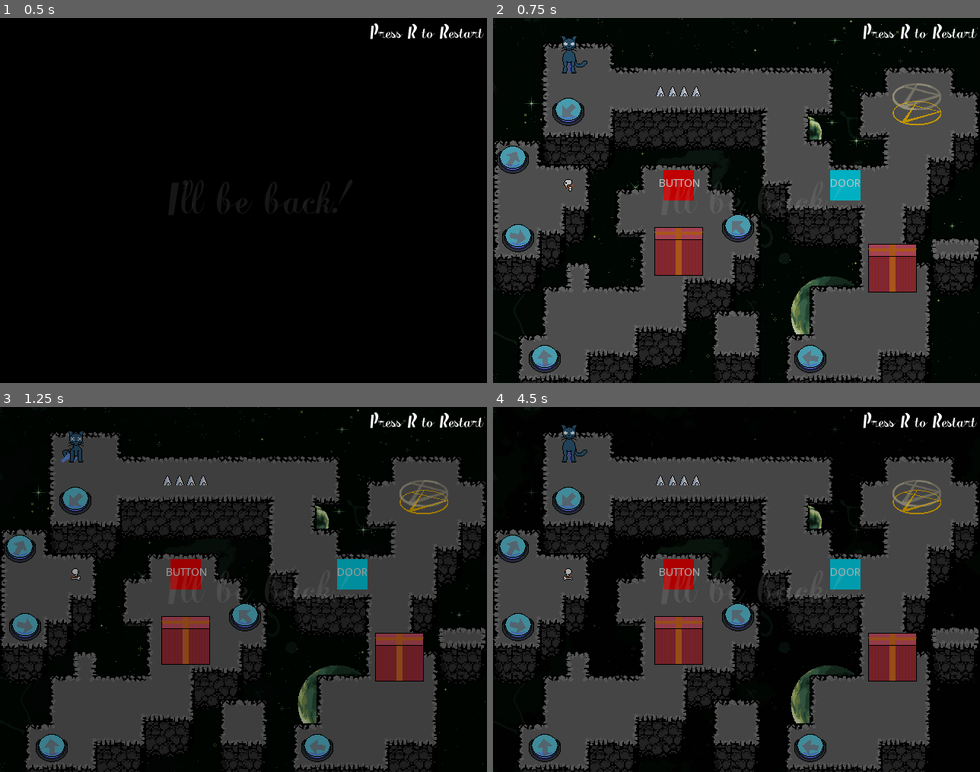
Above: before the commit, frames 1-4 (two rows, left to right).
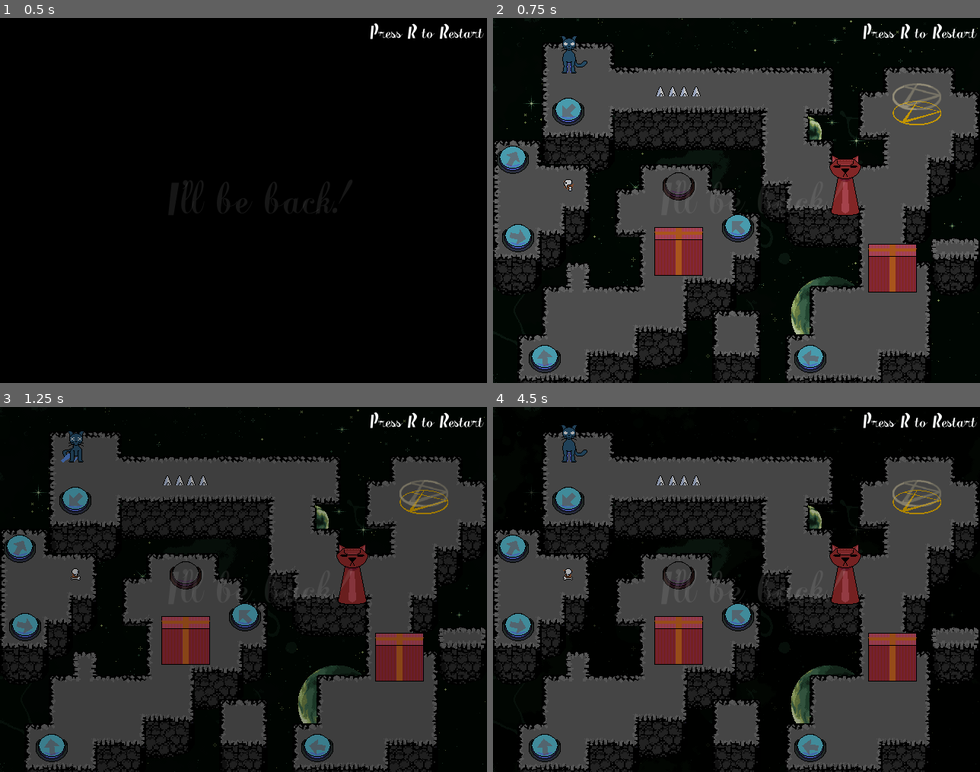
Above: after the commit, the same moments.

Repository: Hackerspace-IFUSP/GGJ2022
Game: Godot game, scene res://Levels/Level10.tscn
Same seed, same stepped clock (60 frames per second), same inputs: the game is played once before the commit and once after it. This scene is started directly instead of the project's main scene.
Inputs:
- Up to frame 1 (0.5 s): no input
- Up to frame 2 (0.75 s): tap R at 0.5 s; hold Right (ui_right) from 0.53 s (still down)
- Up to frame 3 (1.25 s): keep holding Right (ui_right)
- Up to frame 4 (4.5 s): tap R every 0.75 s from 1.25 to 4.25 s; release Right (ui_right) at 1.28 s; hold Down (ui_down) 1.28-2.03 s; hold Right (ui_right) 2.03-2.78 s; hold Up (ui_up) 2.78-3.53 s; hold Left (ui_left) from 3.53 s (still down)

Frame 1 is identical in both runs. In frame 2, 1.5% of the frame differs, in the area x 34-76%, y 37-55%; in frame 3, 1.5%; in frame 4, 1.5%.

Commit message:
steps and stones

Diff:
--- a/Scenes/Button.tscn
+++ b/Scenes/Button.tscn
@@ -1,7 +1,8 @@
-[gd_scene load_steps=4 format=2]
+[gd_scene load_steps=5 format=2]
 
 [ext_resource path="res://Sprites/Button.gd" type="Script" id=1]
 [ext_resource path="res://SFX/magnet_action.wav" type="AudioStream" id=2]
+[ext_resource path="res://Sprites/blink.png" type="Texture" id=3]
 
 [sub_resource type="RectangleShape2D" id=3]
 extents = Vector2( 20, 20 )
@@ -12,28 +13,13 @@
 collision_mask = 7
 script = ExtResource( 1 )
 
-[node name="ColorRect" type="ColorRect" parent="."]
-margin_left = -20.0
-margin_top = -20.0
-margin_right = 20.0
-margin_bottom = 20.0
-color = Color( 1, 0, 0, 1 )
-__meta__ = {
-"_edit_use_anchors_": false
-}
+[node name="ButtonSprite" type="Sprite" parent="."]
+modulate = Color( 1, 0.462745, 0.415686, 1 )
+texture = ExtResource( 3 )
 
 [node name="shape" type="CollisionShape2D" parent="."]
+visible = false
 shape = SubResource( 3 )
-
-[node name="Label" type="Label" parent="."]
-margin_left = -26.0
-margin_top = -9.0
-margin_right = 28.0
-margin_bottom = 5.0
-text = "BUTTON"
-__meta__ = {
-"_edit_use_anchors_": false
-}
 
 [node name="button" type="AudioStreamPlayer" parent="."]
 stream = ExtResource( 2 )
--- a/Scenes/Door.tscn
+++ b/Scenes/Door.tscn
@@ -1,34 +1,74 @@
-[gd_scene load_steps=3 format=2]
+[gd_scene load_steps=15 format=2]
 
 [ext_resource path="res://Scripts/Door.gd" type="Script" id=1]
+[ext_resource path="res://Sprites/Stone.png" type="Texture" id=2]
 
 [sub_resource type="RectangleShape2D" id=3]
 extents = Vector2( 20, 20 )
+
+[sub_resource type="AtlasTexture" id=4]
+atlas = ExtResource( 2 )
+region = Rect2( 168, 0, 42, 80 )
+
+[sub_resource type="AtlasTexture" id=5]
+atlas = ExtResource( 2 )
+region = Rect2( 126, 0, 42, 80 )
+
+[sub_resource type="AtlasTexture" id=6]
+atlas = ExtResource( 2 )
+region = Rect2( 84, 0, 42, 80 )
+
+[sub_resource type="AtlasTexture" id=7]
+atlas = ExtResource( 2 )
+region = Rect2( 42, 0, 42, 80 )
+
+[sub_resource type="AtlasTexture" id=8]
+atlas = ExtResource( 2 )
+region = Rect2( 0, 0, 42, 80 )
+
+[sub_resource type="AtlasTexture" id=9]
+atlas = ExtResource( 2 )
+region = Rect2( 0, 0, 42, 80 )
+
+[sub_resource type="AtlasTexture" id=10]
+atlas = ExtResource( 2 )
+region = Rect2( 42, 0, 42, 80 )
+
+[sub_resource type="AtlasTexture" id=11]
+atlas = ExtResource( 2 )
+region = Rect2( 84, 0, 42, 80 )
+
+[sub_resource type="AtlasTexture" id=12]
+atlas = ExtResource( 2 )
+region = Rect2( 126, 0, 42, 80 )
+
+[sub_resource type="AtlasTexture" id=13]
+atlas = ExtResource( 2 )
+region = Rect2( 168, 0, 42, 80 )
+
+[sub_resource type="SpriteFrames" id=14]
+animations = [ {
+"frames": [ SubResource( 4 ), SubResource( 5 ), SubResource( 6 ), SubResource( 7 ), SubResource( 8 ) ],
+"loop": false,
+"name": "Close",
+"speed": 5.0
+}, {
+"frames": [ SubResource( 9 ), SubResource( 10 ), SubResource( 11 ), SubResource( 12 ), SubResource( 13 ) ],
+"loop": false,
+"name": "Open",
+"speed": 5.0
+} ]
 
 [node name="Door" type="StaticBody2D"]
 collision_layer = 0
 collision_mask = 7
 script = ExtResource( 1 )
 
-[node name="ColorRect" type="ColorRect" parent="."]
-margin_left = -20.0
-margin_top = -20.0
-margin_right = 20.0
-margin_bottom = 20.0
-color = Color( 0, 0.905882, 1, 1 )
-__meta__ = {
-"_edit_use_anchors_": false
-}
-
 [node name="shape" type="CollisionShape2D" parent="."]
 shape = SubResource( 3 )
 
-[node name="Label" type="Label" parent="."]
-margin_left = -20.0
-margin_top = -9.0
-margin_right = 20.0
-margin_bottom = 5.0
-text = "DOOR"
-__meta__ = {
-"_edit_use_anchors_": false
-}
+[node name="Sprite" type="AnimatedSprite" parent="."]
+frames = SubResource( 14 )
+animation = "Close"
+frame = 4
+playing = true
--- a/Scripts/Door.gd
+++ b/Scripts/Door.gd
@@ -9,8 +9,10 @@
 	collision_mask = 8
 	collision_layer = 8
 	#$shape.disabled = true
+	$Sprite.play("Open")
 
 func enable_collision():
 	#$shape.disabled = false
 	collision_mask = 1
 	collision_layer = 1
+	$Sprite.play("Close")
